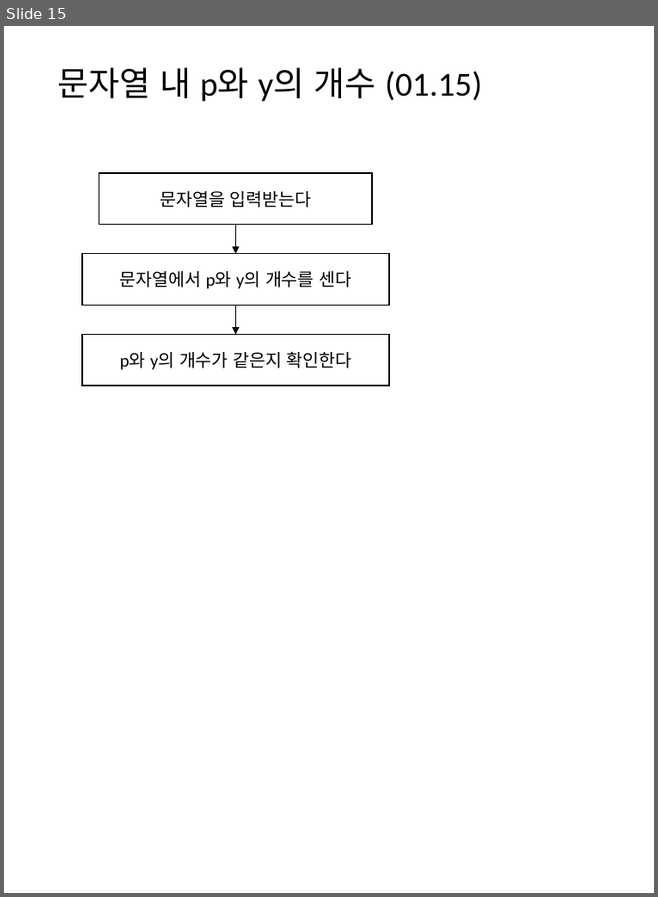
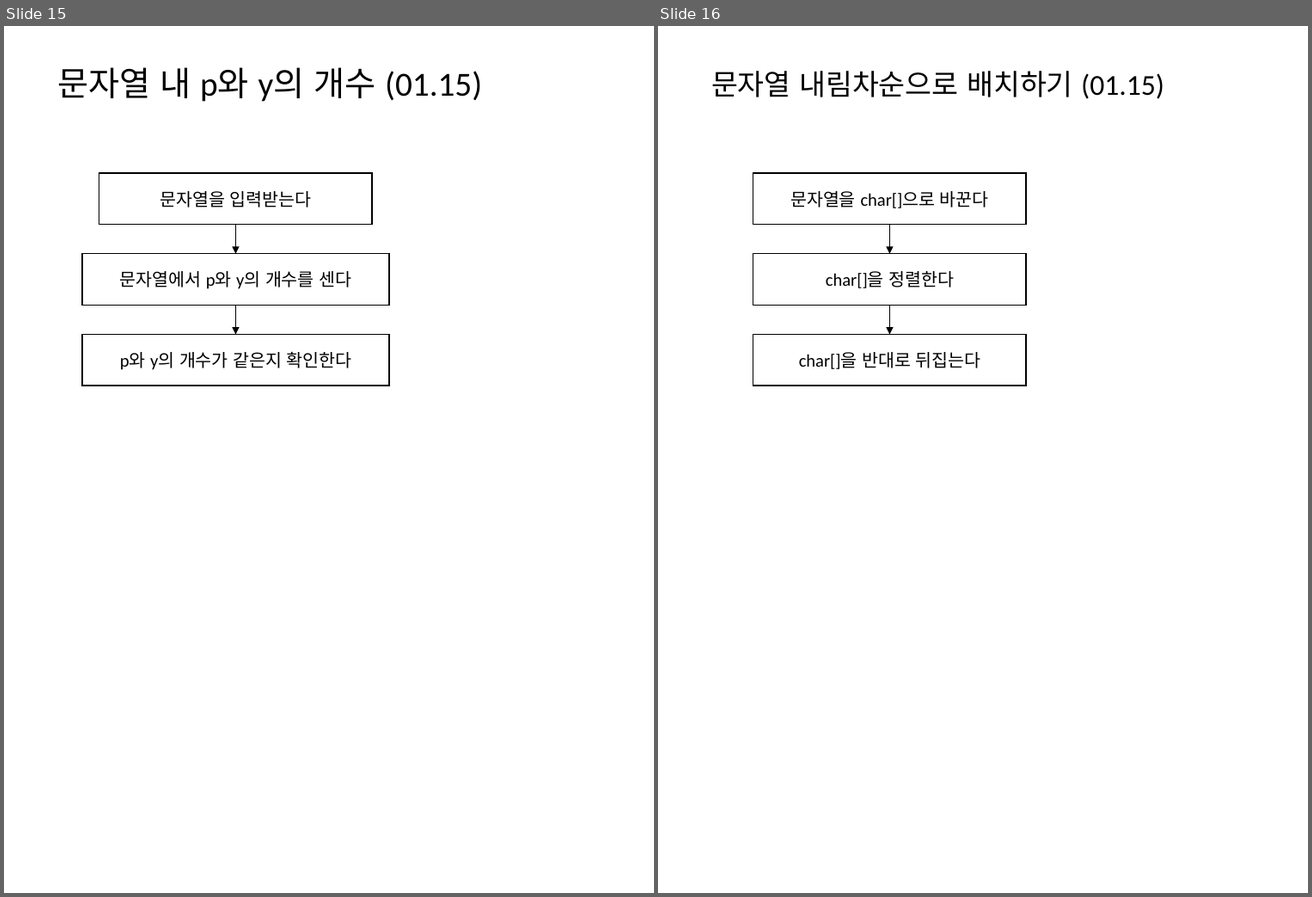
Before and after one commit to mornings9047/Algorithms_Programmers, a slide deck: 알고리즘_프로그래머스_Level01_순서도.pptx. Shown side by side, each under a label of ours: slide 15 before the commit, slides 15 and 16 after it. The pictures are 658x897 and 1312x897 pixels, drawn with LibreOffice and Linux fonts; fonts in the diff are those of the drawing. Boxes give left, top, right and bottom in pixels: in the first picture for what was removed or moved away, otherwise in the second. Text is boxed around its words. In the diff, an @@ line names an element or a change of style, - is before the commit and + after.

Commit message:
문자열 내림차순으로 배치하기

```diff
--- a/알고리즘_프로그래머스_Level01_순서도.pptx
+++ b/알고리즘_프로그래머스_Level01_순서도.pptx
@@ slide 16 added at [658,26,1308,893], background #FFFFFF @@
@@ title added at [711,71,1165,99], 24 pt, text #000000 @@
+문자열 내림차순으로 배치하기 (01.15)
@@ rectangle added at [753,173,1026,225], outline #000000 1 pt, 14.7 pt, text #000000 @@
+문자열을 char[]으로 바꾼다
@@ arrow added from (889, 225) to (889, 254), #000000 0.5 pt @@
@@ rectangle added at [753,254,1026,306], outline #000000 1 pt, 14.7 pt, text #000000 @@
+char[]을 정렬한다
@@ arrow added from (889, 306) to (889, 335), #000000 0.5 pt @@
@@ rectangle added at [753,335,1026,385], outline #000000 1 pt, 14.7 pt, text #000000 @@
+char[]을 반대로 뒤집는다
```
Also in this commit, not shown: 3 other files.
